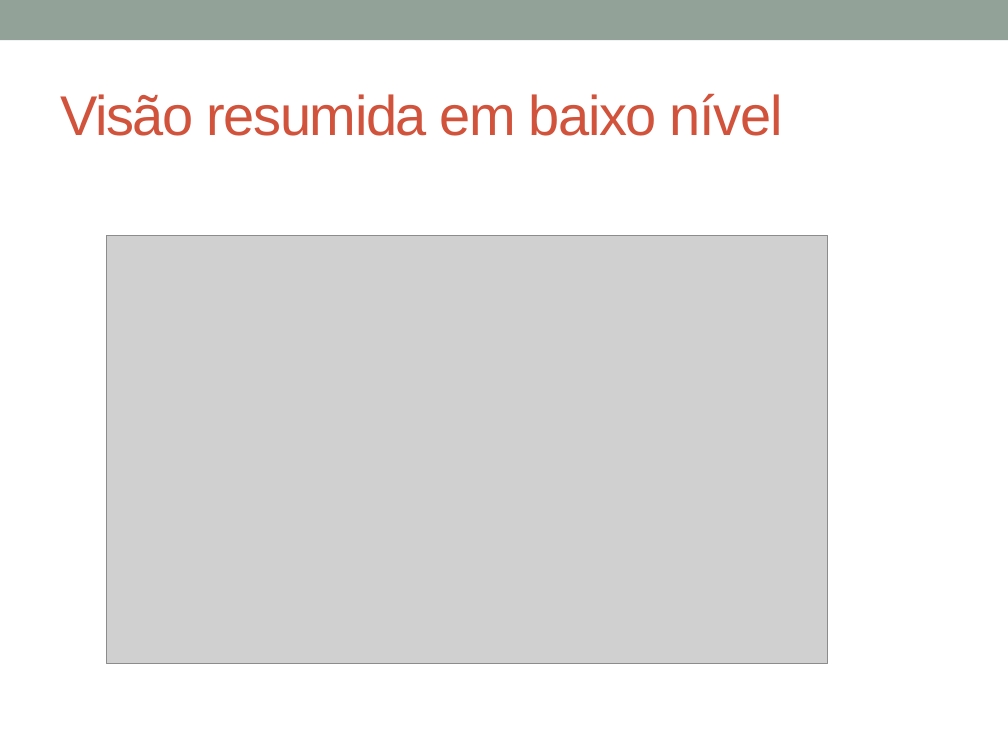
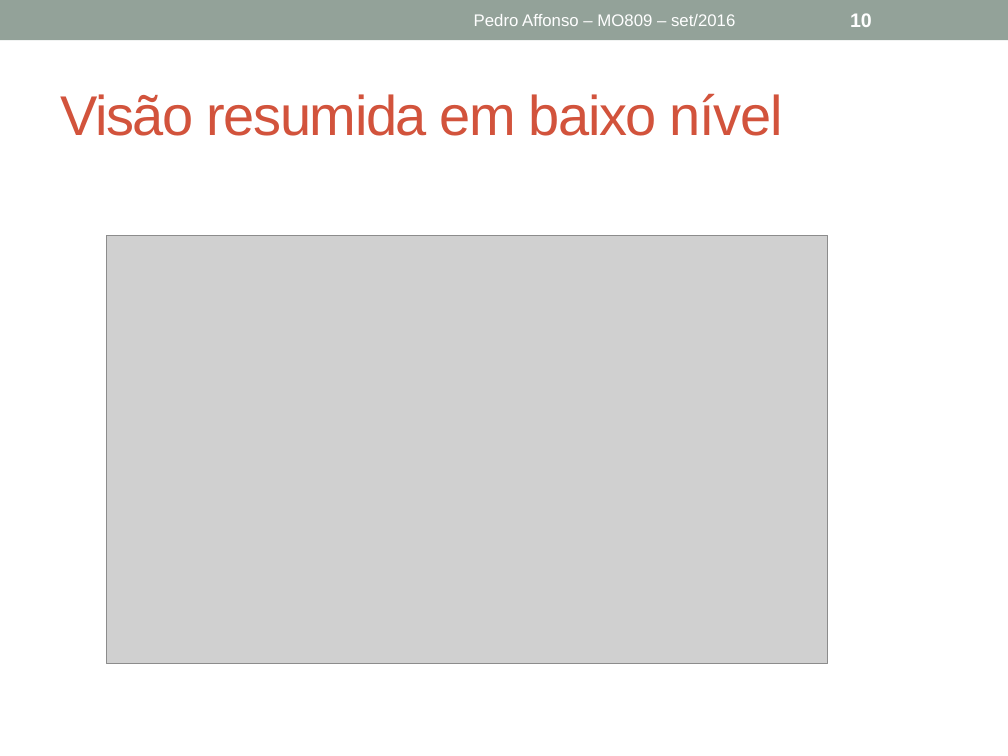
Before and after one commit to phaffonso/mo809-pedro, a slide deck: slide 10 of Protocolo mqtt.pptx (slide 9 before the commit). Drawn at 1008x756 pixels with LibreOffice and Linux fonts; fonts in the diff are those of the drawing; grey boxes stand for pictures. Boxes give left, top, right and bottom in pixels: in the first picture for what was removed or moved away, otherwise in the second. Text is boxed around its words. In the diff, an @@ line names an element or a change of style, - is before the commit and + after.

```diff
--- a/Protocolo mqtt.pptx
+++ b/Protocolo mqtt.pptx
@@ text added at (474, 14, 735, 26), 12 pt, text #FFFFFF @@
+Pedro Affonso – MO809 – set/2016
@@ page number added at (850, 13, 872, 27), 14 pt, text #FFFFFF, bold @@
+10
```
Also in this commit, not shown: 18 other slides changed, 2 slides added, 1 slide removed, 1 other file.
